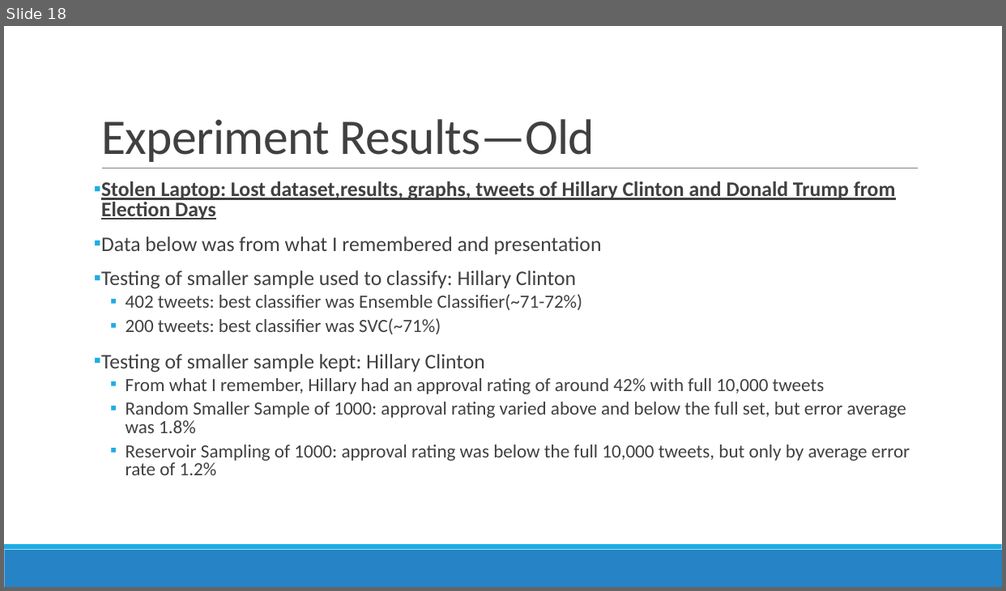
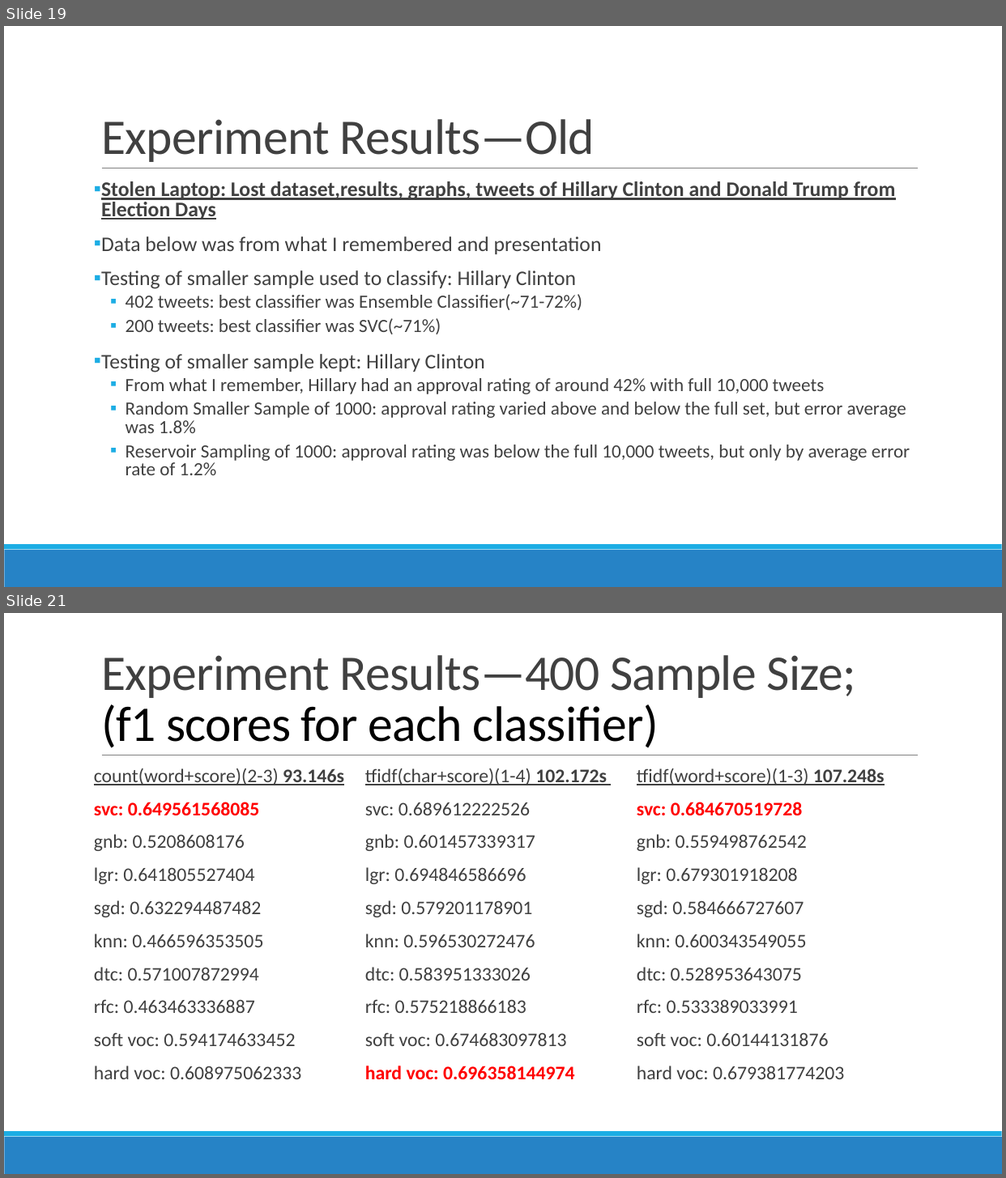
Before and after one commit to denniseh7/CS262, a slide deck: CS262_Project_Presentation_Dennis_Hsu.pptx. Shown one above the other, each under a label of ours: slide 18 before the commit, slides 19 and 21 after it; the slides between them are not shown. The pictures are 1006x591 and 1006x1178 pixels, drawn with LibreOffice and Linux fonts; fonts in the diff are those of the drawing. Boxes give left, top, right and bottom in pixels: in the first picture for what was removed or moved away, otherwise in the second. Text is boxed around its words. In the diff, an @@ line names an element or a change of style, - is before the commit and + after.

```diff
--- a/CS262_Project_Presentation_Dennis_Hsu.pptx
+++ b/CS262_Project_Presentation_Dennis_Hsu.pptx
@@ slide 21 added at [4,613,1002,1174], background #FFFFFF; not listed: 3 template elements that a slide beside it also shows @@
@@ title added at [101,655,856,748], 48 pt, text #404040 @@
+Experiment Results—400 Sample Size; (f1 scores for each classifier)
@@ text added at [94,769,344,1080], 18.5 pt, text #404040 @@
+count(word+score)(2-3) 93.146s
+svc: 0.649561568085
+gnb: 0.5208608176
+lgr: 0.641805527404
+sgd: 0.632294487482
+knn: 0.466596353505
+dtc: 0.571007872994
+rfc: 0.463463336887
+soft voc: 0.594174633452
+hard voc: 0.608975062333
@@ text added at [365,769,607,1080], 18.5 pt, text #404040 @@
+tfidf(char+score)(1-4) 102.172s
+svc: 0.689612222526
+gnb: 0.601457339317
+lgr: 0.694846586696
+sgd: 0.579201178901
+knn: 0.596530272476
+dtc: 0.583951333026
+rfc: 0.575218866183
+soft voc: 0.674683097813
+hard voc: 0.696358144974
@@ text added at [637,769,884,1080], 18.5 pt, text #404040 @@
+tfidf(word+score)(1-3) 107.248s
+svc: 0.684670519728
+gnb: 0.559498762542
+lgr: 0.679301918208
+sgd: 0.584666727607
+knn: 0.600343549055
+dtc: 0.528953643075
+rfc: 0.533389033991
+soft voc: 0.60144131876
+hard voc: 0.679381774203
@@ what was slide 18 is now slide 19 @@
```
Also in this commit, not shown: 5 slides changed, 4 other slides added, 1 slide removed, 16 other files.
